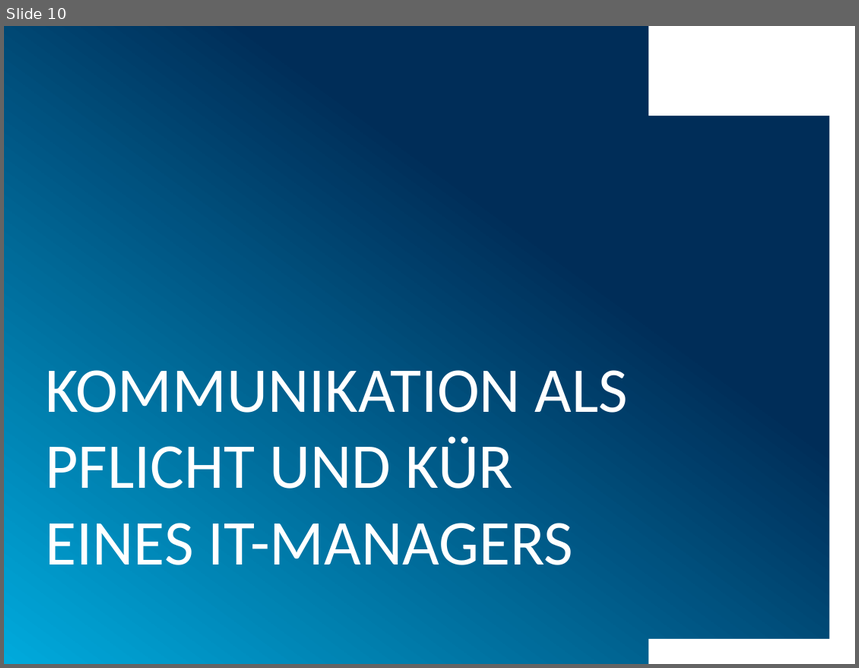
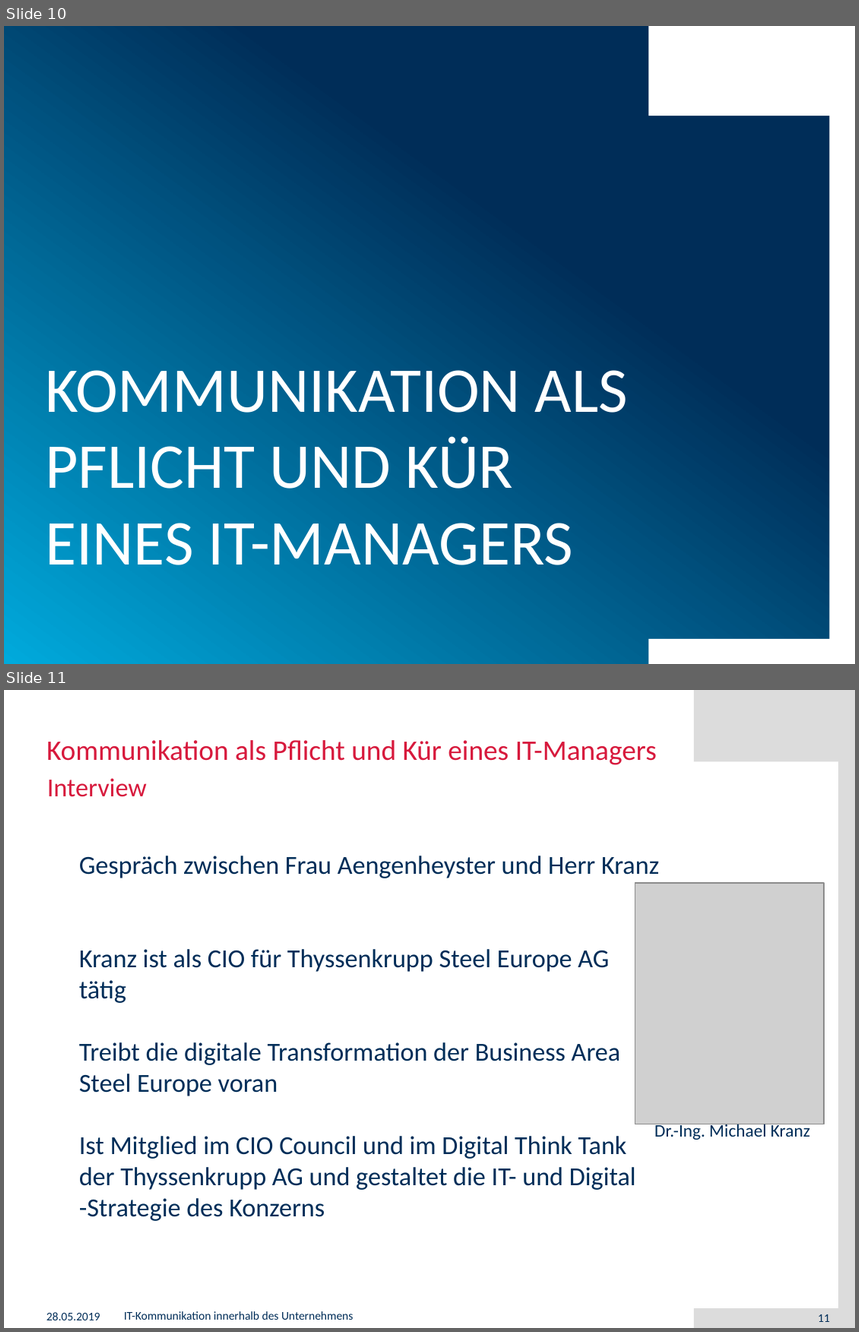
Before and after one commit to muensto/itm_vortrag_1233, a slide deck: 20190528.pptx. Shown one above the other, each under a label of ours: slide 10 before the commit, slides 10 and 11 after it. The pictures are 859x668 and 859x1332 pixels, drawn with LibreOffice and Linux fonts; fonts in the diff are those of the drawing; grey boxes stand for pictures; background and template pictures are left out. Boxes give left, top, right and bottom in pixels: in the first picture for what was removed or moved away, otherwise in the second. Text is boxed around its words. In the diff, an @@ line names an element or a change of style, - is before the commit and + after.

```diff
--- a/20190528.pptx
+++ b/20190528.pptx
@@ slide 11 added at (4,690,855,1328), background #FFFFFF @@
@@ rectangle added at (694,690,855,761), fill #DCDCDC @@
@@ rectangle added at (839,690,855,1323), fill #DCDCDC @@
@@ title added at (47,740,657,765), 24 pt, text #D7193C @@
+Kommunikation als Pflicht und Kür eines IT-Managers
@@ text added at (47,778,147,797), 22 pt, text #D7193C @@
+Interview
@@ text added at (79,856,659,1221), 22 pt, text #002D58 @@
+Gespräch zwischen Frau Aengenheyster und Herr Kranz
+Kranz ist als CIO für Thyssenkrupp Steel Europe AG
+tätig
+Treibt die digitale Transformation der Business Area
+Steel Europe voran
+Ist Mitglied im CIO Council und im Digital Think Tank
+der Thyssenkrupp AG und gestaltet die IT- und Digital
+-Strategie des Konzerns
@@ picture added at (636,883,825,1124) @@
@@ text added at (655,1122,810,1140), 15 pt, text #002D58 @@
+Dr.-Ing. Michael Kranz
@@ text added at (47,1312,101,1321), 10 pt, text #002D58 @@
+28.05.2019
@@ text added at (124,1312,353,1320), 10 pt, text #002D58 @@
+IT-Kommunikation innerhalb des Unternehmens
@@ rectangle added at (694,1309,855,1328), fill #DCDCDC @@
@@ page number added at (818,1315,830,1322), 10 pt, text #002D58 @@
+11
```
Also in this commit, not shown: 2 slides changed, 12 other slides added.
